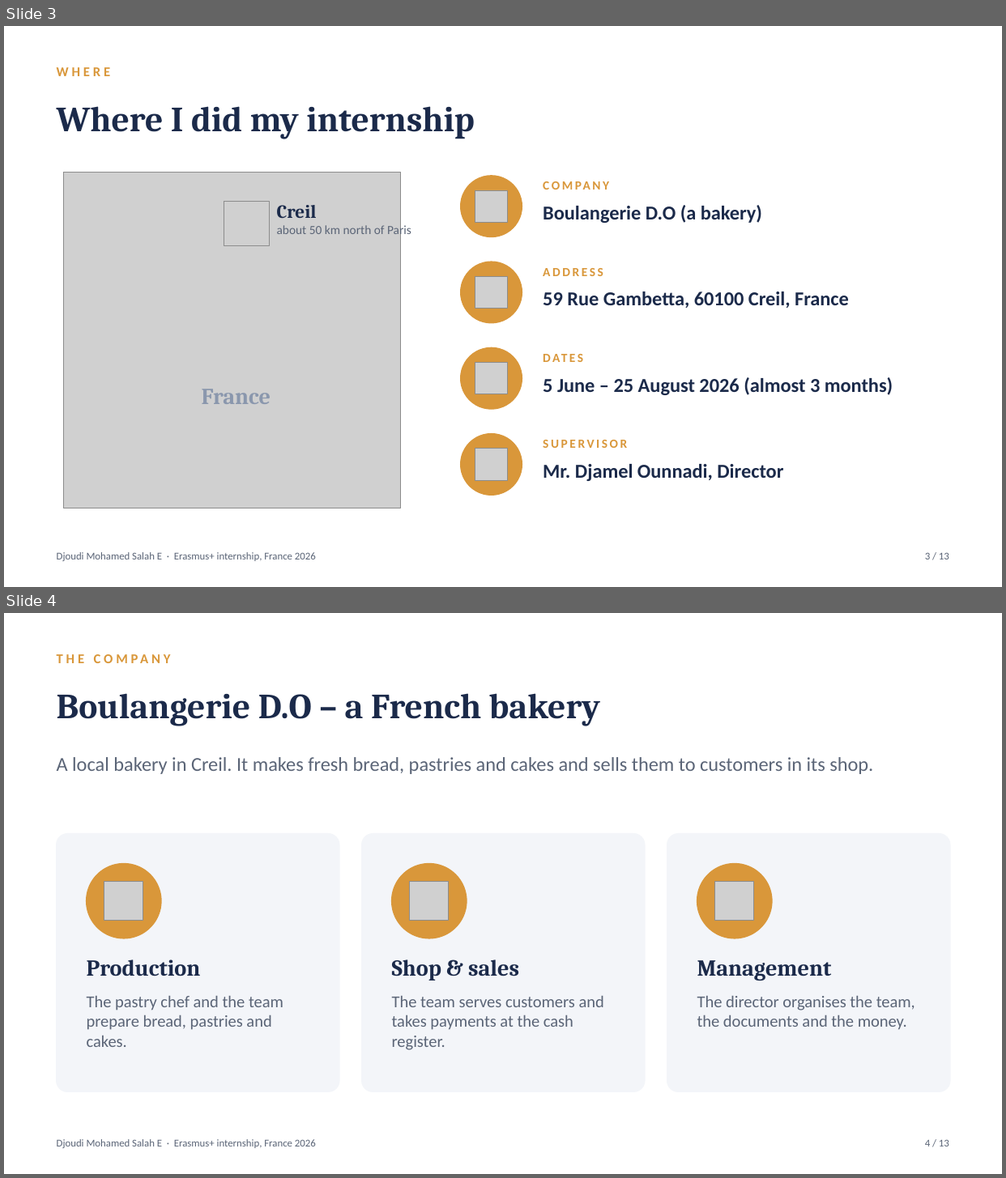
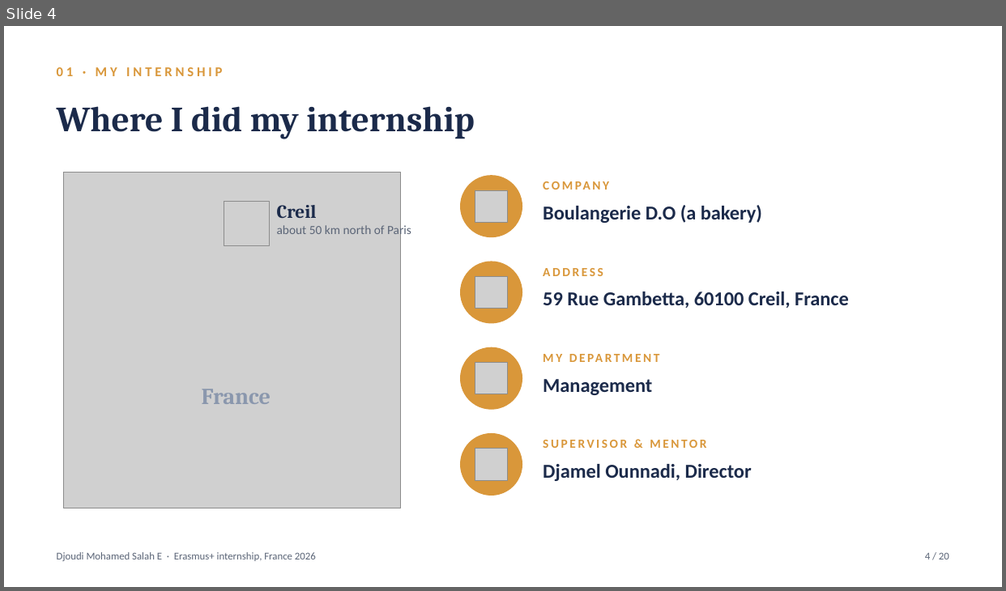
Before and after one commit to djoeeej/djoeeej, a slide deck: france-internship/Internship_France_Defense.pptx. Shown one above the other, each under a label of ours: slides 3 and 4 before the commit, slide 4 after it. The pictures are 1006x1178 and 1006x591 pixels, drawn with LibreOffice and Linux fonts; fonts in the diff are those of the drawing; grey boxes stand for pictures. Boxes give left, top, right and bottom in pixels: in the first picture for what was removed or moved away, otherwise in the second. Text is boxed around its words. In the diff, an @@ line names an element or a change of style, - is before the commit and + after.

```diff
--- a/france-internship/Internship_France_Defense.pptx
+++ b/france-internship/Internship_France_Defense.pptx
@@ slide 4 removed at (x1=4, y1=613, x2=1002, y2=1174), background #FFFFFF @@
@@ text removed at (x1=57, y1=650, x2=731, y2=673) @@
-THE COMPANY
@@ text removed at (x1=57, y1=693, x2=600, y2=726) @@
-Boulangerie D.O – a French bakery
@@ text removed at (x1=57, y1=757, x2=873, y2=774) @@
-A local bakery in Creil. It makes fresh bread, pastries and cakes and sells them to customers in its shop.
@@ rounded rectangle removed at (x1=57, y1=834, x2=339, y2=1093) @@
@@ rounded rectangle removed at (x1=362, y1=834, x2=645, y2=1093) @@
@@ rounded rectangle removed at (x1=667, y1=834, x2=950, y2=1093) @@
@@ ellipse removed at (x1=87, y1=864, x2=161, y2=939) @@
@@ ellipse removed at (x1=392, y1=864, x2=467, y2=939) @@
@@ ellipse removed at (x1=697, y1=864, x2=772, y2=939) @@
@@ picture removed at (x1=104, y1=882, x2=143, y2=921) @@
@@ picture removed at (x1=410, y1=882, x2=449, y2=921) @@
@@ picture removed at (x1=715, y1=882, x2=754, y2=921) @@
@@ text removed at (x1=87, y1=960, x2=201, y2=976) @@
-Production
@@ text removed at (x1=392, y1=960, x2=519, y2=981) @@
-Shop & sales
@@ text removed at (x1=697, y1=960, x2=832, y2=981) @@
-Management
@@ text removed at (x1=87, y1=996, x2=283, y2=1047) @@
-The pastry chef and the team prepare bread, pastries and cakes.
@@ text removed at (x1=392, y1=996, x2=604, y2=1050) @@
-The team serves customers and takes payments at the cash register.
@@ text removed at (x1=697, y1=996, x2=915, y2=1030) @@
-The director organises the team, the documents and the money.
@@ text removed at (x1=57, y1=1139, x2=316, y2=1148) @@
-Djoudi Mohamed Salah E · Erasmus+ internship, France 2026
@@ text removed at (x1=925, y1=1139, x2=949, y2=1147) @@
-4 / 13
@@ what was slide 3 is now slide 4 @@
@@ slide 4 changed as well @@
@@ text at (x1=57, y1=67, x2=222, y2=76): text changed @@
-WHERE
+01 · MY INTERNSHIP
@@ text at (x1=543, y1=350, x2=948, y2=371): text changed @@
-DATES
+MY DEPARTMENT
@@ text at (x1=543, y1=379, x2=652, y2=395): text changed @@
-5 June – 25 August 2026 (almost 3 months)
+Management
@@ text at (x1=543, y1=440, x2=706, y2=448): text changed @@
-SUPERVISOR
+SUPERVISOR & MENTOR
@@ text at (x1=543, y1=464, x2=752, y2=481): text changed @@
-Mr. Djamel Ounnadi, Director
+Djamel Ounnadi, Director
@@ text at (x1=925, y1=552, x2=949, y2=560): text changed @@
-3 / 13
+4 / 20
```
Also in this commit, not shown: 10 other slides changed, 9 slides added, 1 other slide removed, 2 other files.
